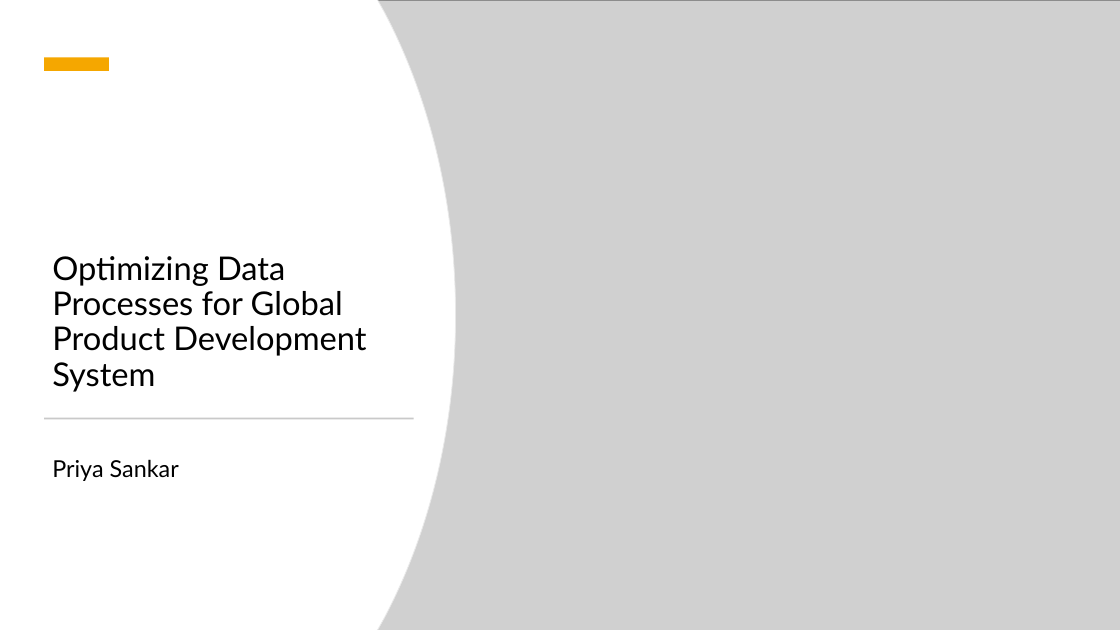
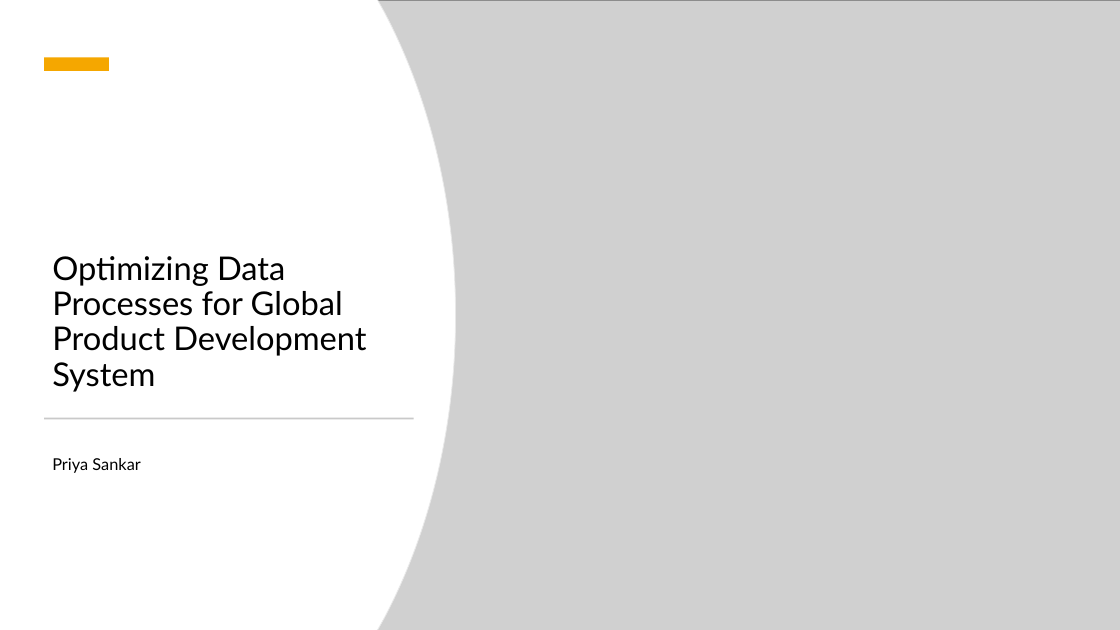
Before and after one commit to scidata-22/case-equity, a slide deck: slide 3 of myWork.pptx (slide 1 before the commit). Drawn at 1120x630 pixels with LibreOffice and Linux fonts; fonts in the diff are those of the drawing; grey boxes stand for pictures. Boxes give left, top, right and bottom in pixels: in the first picture for what was removed or moved away, otherwise in the second. Text is boxed around its words. In the diff, an @@ line names an element or a change of style, - is before the commit and + after.

```diff
--- a/myWork.pptx
+++ b/myWork.pptx
@@ subtitle "Priya Sankar" at bbox=[52, 458, 140, 473]: size 20 to 14 pt @@
```
Also in this commit, not shown: 5 other slides changed, 7 slides added, 3 slides removed.
